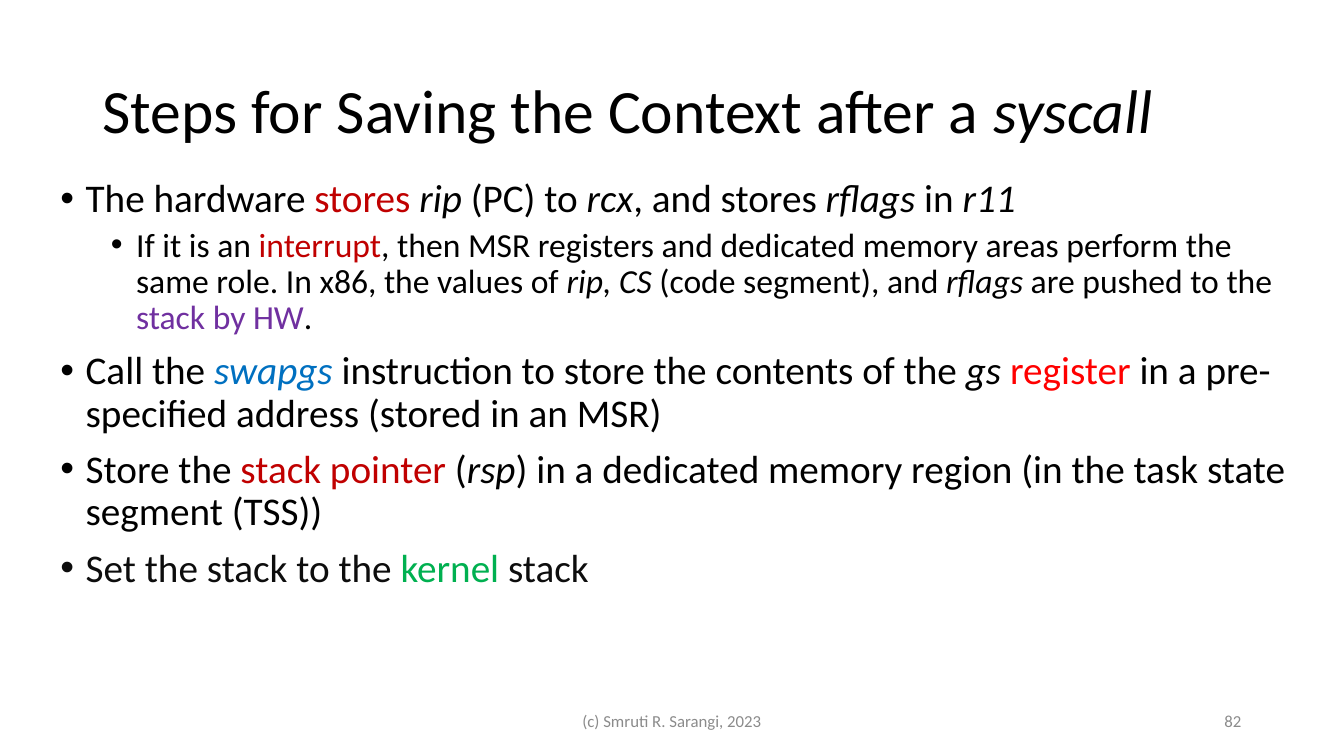
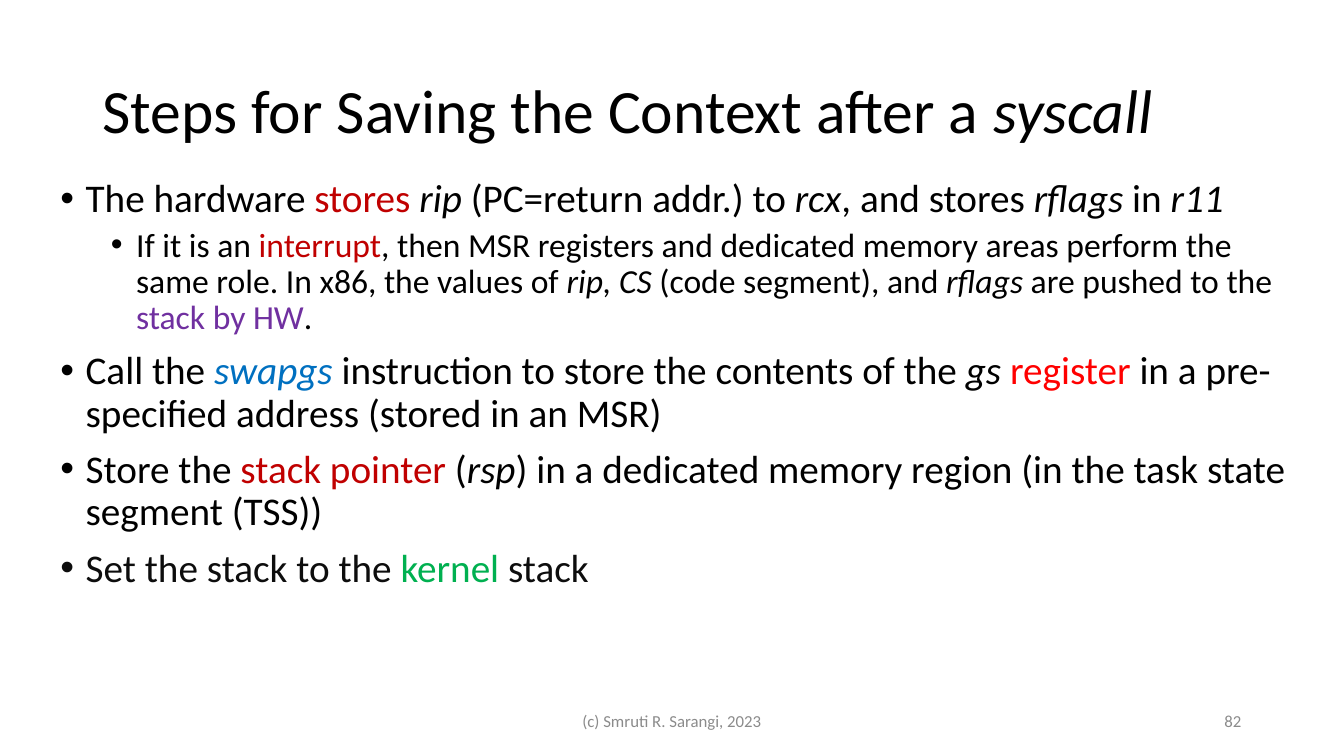
Before and after one commit to srsarangi/srsarangi.github.io, a slide deck: slide 82 of osbook/slides/3.processes.pptx. Drawn at 1344x756 pixels with LibreOffice and Linux fonts; fonts in the diff are those of the drawing. Boxes give left, top, right and bottom in pixels: in the first picture for what was removed or moved away, otherwise in the second. Text is boxed around its words. In the diff, an @@ line names an element or a change of style, - is before the commit and + after.

```diff
--- a/osbook/slides/3.processes.pptx
+++ b/osbook/slides/3.processes.pptx
@@ text at [86,183,1224,219]: text changed @@
-• The hardware stores rip (PC) to rcx, and stores rflags in r11
+• The hardware stores rip (PC=return addr.) to rcx, and stores rflags in r11
```
Also in this commit, not shown: 1 other file.
